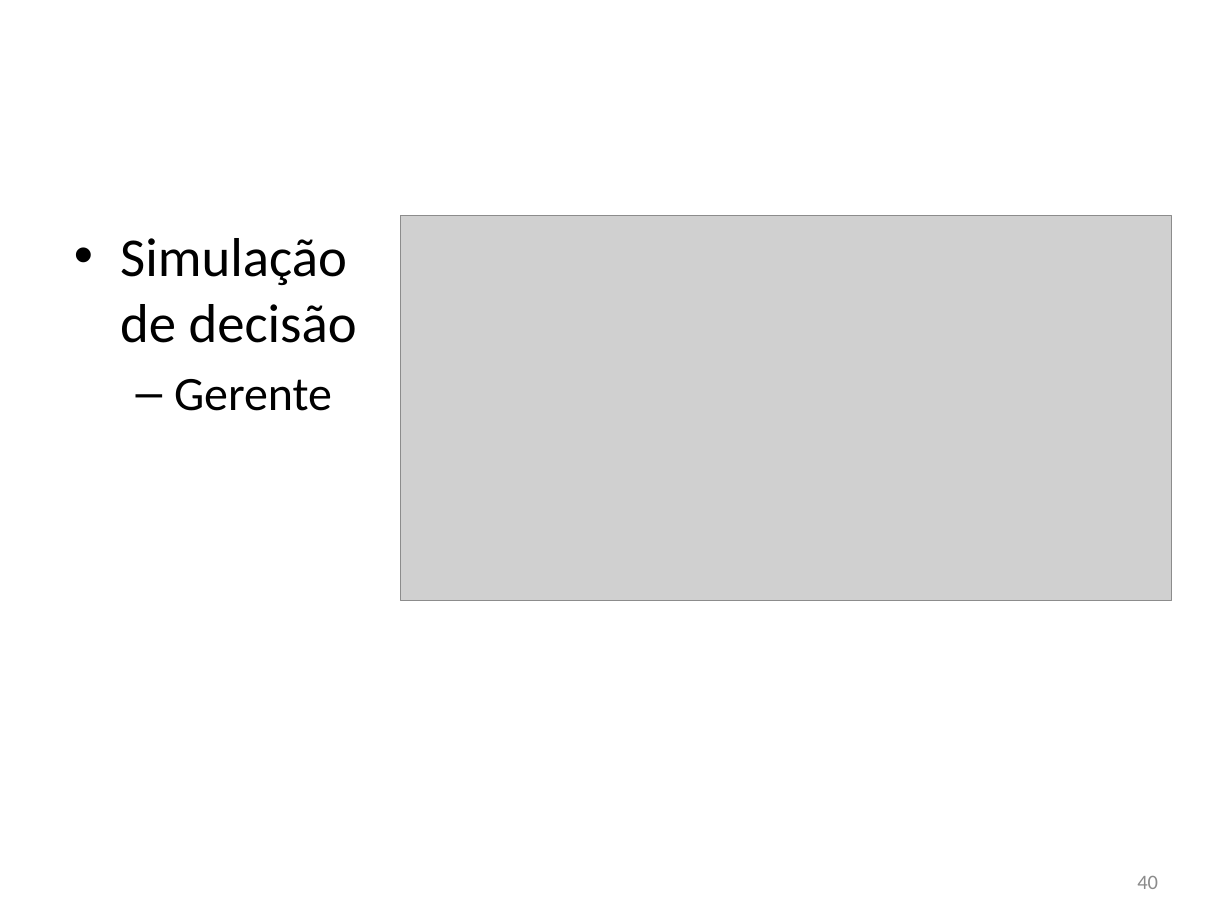
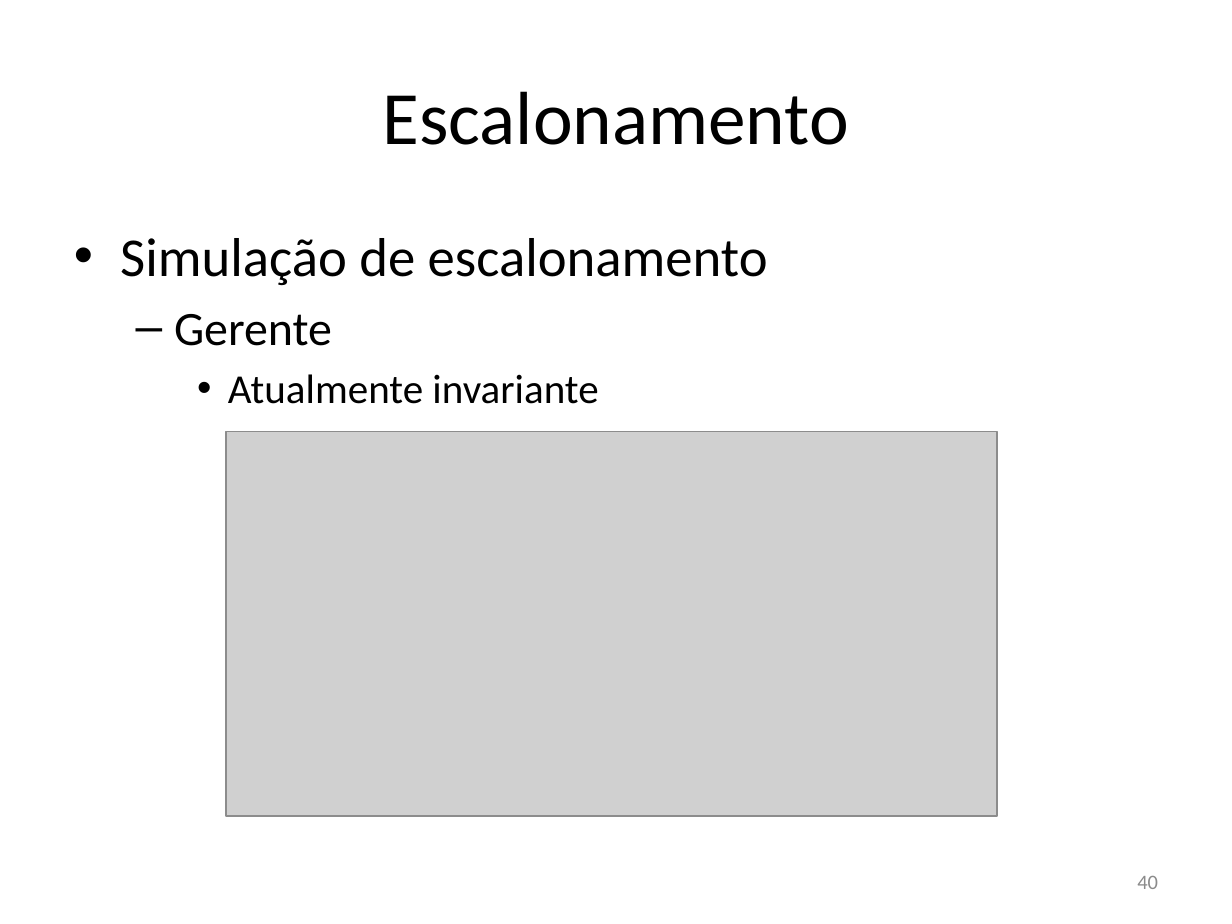
Before and after one commit to gems-uff/sdm, a slide deck: slide 40 of Documents/Raciocínio.pptx. Drawn at 1232x924 pixels with LibreOffice and Linux fonts; fonts in the diff are those of the drawing; grey boxes stand for pictures; background and template pictures are left out. Boxes give left, top, right and bottom in pixels: in the first picture for what was removed or moved away, otherwise in the second. Text is boxed around its words. In the diff, an @@ line names an element or a change of style, - is before the commit and + after.

Commit message:
Corrected some pictures position in Raciocínio.pptx
Incremented Estudo_Orientado.docx

```diff
--- a/Documents/Raciocínio.pptx
+++ b/Documents/Raciocínio.pptx
@@ title added at bbox=[382, 91, 849, 145], 44 pt, text #000000 @@
+Escalonamento
@@ text at bbox=[120, 238, 768, 285]: text changed @@
-• Simulação de decisão
+• Simulação de escalonamento
@@ text at bbox=[228, 374, 598, 404]: paragraph added @@
+    • Atualmente invariante
@@ picture: place and size @@
-picture at bbox=[400, 216, 1172, 600]
+picture at bbox=[225, 431, 997, 816]
```
Also in this commit, not shown: 4 other slides changed, 1 other file.
